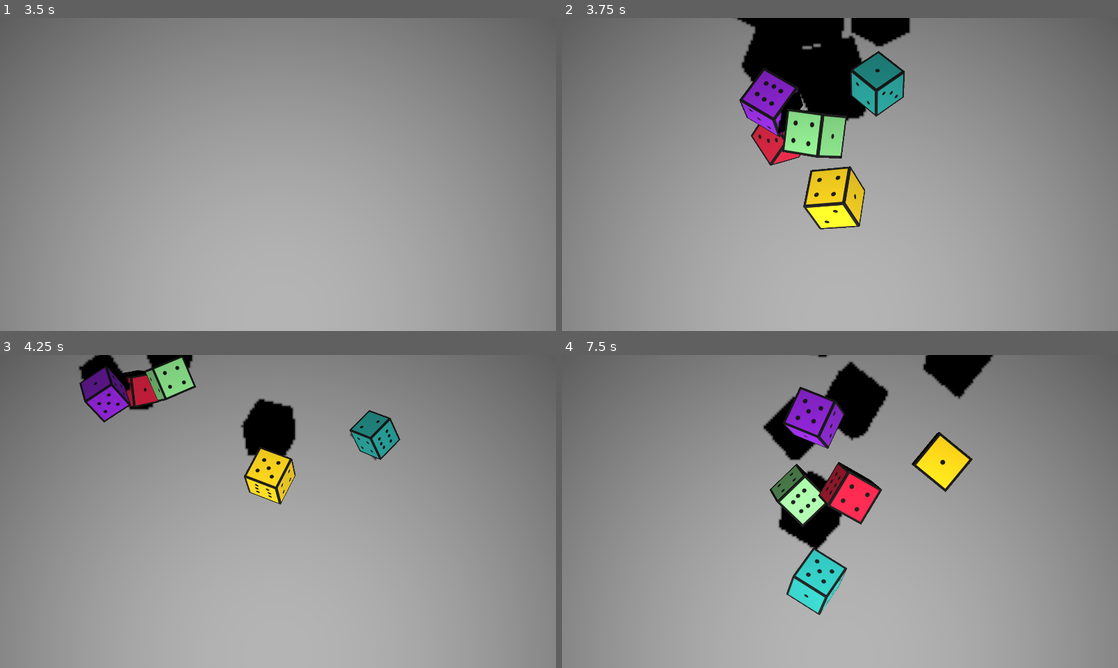
Above: before the commit, frames 1-4 (two rows, left to right).
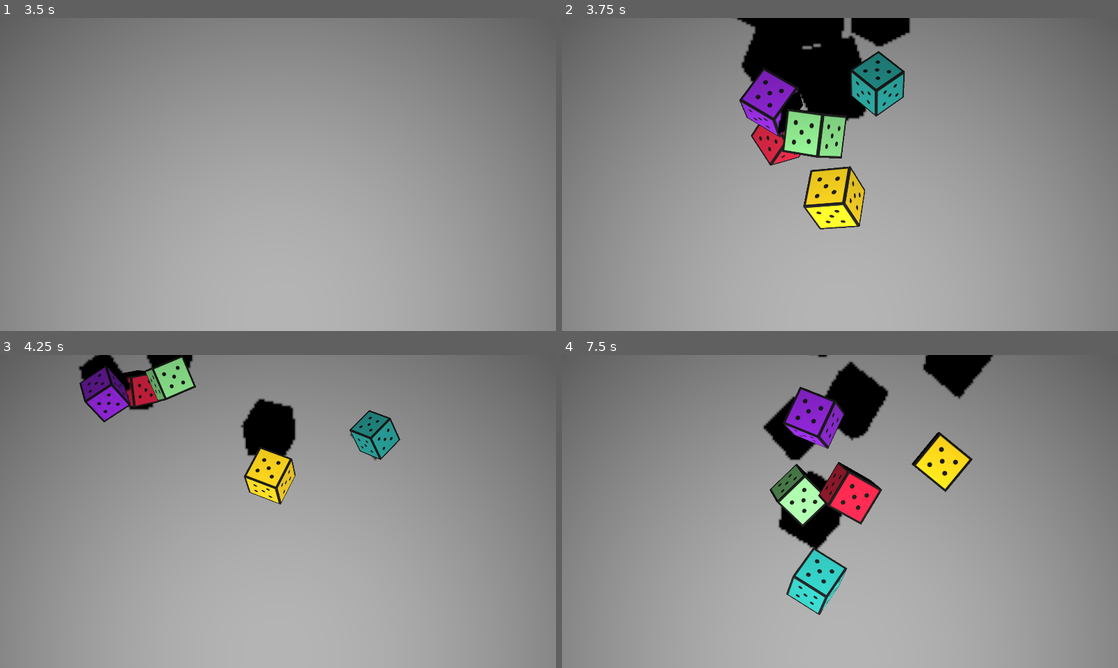
Above: after the commit, the same moments.

Repository: hulien22/bigmode-2023
Game: Godot game, scene res://scenes/combat.tscn
Same seed, same stepped clock (60 frames per second), same inputs: the game is played once before the commit and once after it.
Inputs (mouse positions are in pixels of both pictures, inside the frame that each line leads up to):
- Up to frame 1 (3.5 s): tap Enter at 0.5, 2 s; move the mouse to (400, 158) at 0.52 s; tap Space (Launch) at 0.6, 1.25, 2.1, 2.75 s; click (400, 158) at 0.67 s; move the mouse to (166, 190) at 1.27 s; tap Shift at 1.35, 2.85 s; click (166, 190) at 1.42 s; move the mouse to (333, 105) at 2.02 s; click (333, 105) at 2.17 s; move the mouse to (250, 237) at 2.77 s; click (250, 237) at 2.92 s
- Up to frame 2 (3.75 s): click "ROLL" at 3.5 s
- Up to frame 3 (4.25 s): no input
- Up to frame 4 (7.5 s): move the mouse to (1006, 558) at 4.27 s; tap Space (Launch) at 4.35, 5.85 s; click (1006, 558) at 4.42 s; move the mouse to (673, 464) at 5.02 s; tap Shift at 5.1, 6.6 s; click (673, 464) at 5.17 s; move the mouse to (867, 511) at 5.77 s; click (867, 511) at 5.92 s; move the mouse to (756, 433) at 6.52 s; click (756, 433) at 6.67 s; click "REROLL (2)" at 7.25 s

Frame 1 is identical in both runs. In frame 2, 0.6% of the frame differs, in the area x 32-62%, y 11-68%; in frame 3, 0.3%; in frame 4, 0.4%.

Commit message:
combat to ability select to doors

Diff:
--- a/game_state.gd
+++ b/game_state.gd
@@ -1,10 +1,12 @@
 extends Node
 
-enum GameScene {INTRO, COMBAT}
+enum GameScene {INTRO, DOORS, COMBAT, SELECT_ABILITY}
 
 var game_scene: GameScene
 var level: int = 0
 var player: Player
+
+var first_game = true
 
 func _ready():
 	reset_game_state()
@@ -13,3 +15,13 @@
 	game_scene = GameScene.INTRO
 	player = Player.new()
 	player.init_warrior()
+	level = 0
+
+func generate_next_doors() -> Array[GameScene]:
+	if level == 0:
+		return [GameScene.INTRO]
+	if level == 1 && first_game:
+		first_game = false
+		return [GameScene.COMBAT, GameScene.COMBAT]
+	#TODO check for chest spawn, boss spawn, etc
+	return [GameScene.COMBAT, GameScene.COMBAT]
--- a/project.godot
+++ b/project.godot
@@ -28,6 +28,7 @@
 window/size/viewport_width=1920
 window/size/viewport_height=1080
 window/stretch/mode="viewport"
+mouse_cursor/custom_image="res://art/icons/mouse2.png"
 
 [input]
 
--- a/scenes/ability_box.gd
+++ b/scenes/ability_box.gd
@@ -13,7 +13,7 @@
 	updateSprites()
 
 func updateSprites():
-	$Display/AnimatedSprite2D.frame = value - 1
+	$Display/AnimatedSprite2D.frame = value
 	$Display/Label.text = ability.name_
 	var extras:String = ""
 	for e in ability.effects_:
@@ -25,7 +25,7 @@
 		$Display/Description/Label2.text += "\n---" + extras
 
 	update_color()
-	set_enabled(false)
+#	set_enabled(false)
 
 func set_enabled(en:bool):
 	enabled = en
--- a/scenes/ability_box.tscn
+++ b/scenes/ability_box.tscn
@@ -6,6 +6,7 @@
 [ext_resource type="Texture2D" uid="uid://bapne5epnud2l" path="res://art/paper-strip.png" id="2_mntcw"]
 [ext_resource type="Texture2D" uid="uid://bk8streos5gvy" path="res://art/sketchd6_2.png" id="3_5sr8d"]
 [ext_resource type="Texture2D" uid="uid://vpuun47enty3" path="res://art/d6face2.png" id="3_s86ol"]
+[ext_resource type="Texture2D" uid="uid://dlccmt7vud8x4" path="res://art/sketchd6_0.png" id="3_uukow"]
 [ext_resource type="Texture2D" uid="uid://df510egndmct8" path="res://art/sketchd6_3.png" id="4_1bu3n"]
 [ext_resource type="Texture2D" uid="uid://wgfj75q3hq3g" path="res://art/d6face3.png" id="4_k30jd"]
 [ext_resource type="Texture2D" uid="uid://dcg07p7gdqnhr" path="res://art/d6face4.png" id="5_62c4r"]
@@ -19,6 +20,9 @@
 [sub_resource type="SpriteFrames" id="SpriteFrames_vk0qy"]
 animations = [{
 "frames": [{
+"duration": 1.0,
+"texture": ExtResource("3_uukow")
+}, {
 "duration": 1.0,
 "texture": ExtResource("2_56qcc")
 }, {
--- /dev/null
+++ b/scenes/ability_choice.gd
@@ -0,0 +1,106 @@
+extends Node2D
+class_name AbilityChoice
+
+signal gg_go_next()
+
+# combat ability boxes (player has list of their current abilities)
+var ability_boxes:Array[AbilityBox] = []
+
+func _ready():
+	$NextButton.connect("pressed", _on_nextbtn_pressed)
+#	init([], [Global.abilities[0],Global.abilities[2],Global.abilities[4]])
+
+func init(ab: Array[AbilityBox], new_ab: Array[Ability]):
+	ability_boxes = ab
+	$Abilities/ability_box1.init(0, new_ab[0])
+	$Abilities/ability_box2.init(0, new_ab[1])
+	$Abilities/ability_box3.init(0, new_ab[2])
+
+	$Abilities/ability_box1.connect("ability_clicked", _on_new_ability_clicked.bind(1))
+	$Abilities/ability_box2.connect("ability_clicked", _on_new_ability_clicked.bind(2))
+	$Abilities/ability_box3.connect("ability_clicked", _on_new_ability_clicked.bind(3))
+
+	_go_back_to_selection(0, 0)
+
+
+func _on_new_ability_clicked(_unused, val):
+	$Abilities/ability_box1.disconnect("ability_clicked", _on_new_ability_clicked)
+	$Abilities/ability_box2.disconnect("ability_clicked", _on_new_ability_clicked)
+	$Abilities/ability_box3.disconnect("ability_clicked", _on_new_ability_clicked)
+
+	$Abilities/ability_box1.modulate.a = 0.5
+	$Abilities/ability_box2.modulate.a = 0.5
+	$Abilities/ability_box3.modulate.a = 0.5
+
+	match val:
+		1:
+			$Abilities/ability_box1.connect("ability_clicked", _go_back_to_selection.bind(1))
+			$Abilities/ability_box1.modulate.a = 1
+		2:
+			$Abilities/ability_box2.connect("ability_clicked", _go_back_to_selection.bind(2))
+			$Abilities/ability_box2.modulate.a = 1
+		3:
+			$Abilities/ability_box3.connect("ability_clicked", _go_back_to_selection.bind(3))
+			$Abilities/ability_box3.modulate.a = 1
+
+	for ab in ability_boxes:
+		ab.connect("ability_clicked", _on_ability_clicked.bind(val))
+		ab.set_enabled(true)
+	$Text.text = "Pick an ability to swap with"
+	$NextButton.disabled = true
+
+
+func _go_back_to_selection(_unused, val):
+	$Abilities/ability_box1.modulate.a = 1
+	$Abilities/ability_box2.modulate.a = 1
+	$Abilities/ability_box3.modulate.a = 1
+
+	match val:
+		1:
+			$Abilities/ability_box1.disconnect("ability_clicked", _go_back_to_selection)
+		2:
+			$Abilities/ability_box2.disconnect("ability_clicked", _go_back_to_selection)
+		3:
+			$Abilities/ability_box3.disconnect("ability_clicked", _go_back_to_selection)
+
+	if val > 0:
+		$Abilities/ability_box1.connect("ability_clicked", _on_new_ability_clicked.bind(1))
+		$Abilities/ability_box2.connect("ability_clicked", _on_new_ability_clicked.bind(2))
+		$Abilities/ability_box3.connect("ability_clicked", _on_new_ability_clicked.bind(3))
+		for ab in ability_boxes:
+			ab.disconnect("ability_clicked", _on_ability_clicked)
+			ab.set_enabled(false)
+	$Text.text = "Pick a new ability!"
+	$NextButton.disabled = false
+	$NextButton.text = "Skip"
+	$Abilities.show()
+
+
+func _on_ability_clicked(val, selected_val):
+	var new_ability: Ability
+	match selected_val:
+		1:
+			new_ability = $Abilities/ability_box1.ability
+			$Abilities/ability_box1.disconnect("ability_clicked", _go_back_to_selection)
+		2:
+			new_ability = $Abilities/ability_box2.ability
+			$Abilities/ability_box2.disconnect("ability_clicked", _go_back_to_selection)
+		_:
+			new_ability = $Abilities/ability_box3.ability
+			$Abilities/ability_box3.disconnect("ability_clicked", _go_back_to_selection)
+
+	GameState.player.abilities[val - 1] = new_ability
+	ability_boxes[val - 1].init(val, new_ability)
+	for ab in ability_boxes:
+		ab.disconnect("ability_clicked", _on_ability_clicked)
+		ab.set_enabled(false)
+
+	$Abilities.hide()
+	$Text.text = "New ability gained!"
+
+	$NextButton.disabled = false
+	$NextButton.text = "Next"
+
+
+func _on_nextbtn_pressed():
+	gg_go_next.emit()
--- /dev/null
+++ b/scenes/ability_choice.tscn
@@ -0,0 +1,57 @@
+[gd_scene load_steps=5 format=3 uid="uid://cpsnkglumgydc"]
+
+[ext_resource type="Script" path="res://scenes/ability_choice.gd" id="1_guqx4"]
+[ext_resource type="Texture2D" uid="uid://cpy0266ipvs8r" path="res://art/prototyping/realtabletest3.png" id="2_e2r21"]
+[ext_resource type="FontFile" uid="uid://bncijok7osr4i" path="res://fonts/CrayonLibre.ttf" id="3_csaho"]
+[ext_resource type="PackedScene" uid="uid://c6lxdy6ovq4ad" path="res://scenes/ability_box.tscn" id="4_e4q6j"]
+
+[node name="ability_choice" type="Node2D"]
+script = ExtResource("1_guqx4")
+
+[node name="Realtabletest3" type="Sprite2D" parent="."]
+visible = false
+position = Vector2(960, 540)
+texture = ExtResource("2_e2r21")
+
+[node name="Text" type="Label" parent="."]
+modulate = Color(0.121569, 0.117647, 0.121569, 1)
+offset_left = 201.0
+offset_top = 331.0
+offset_right = 1729.0
+offset_bottom = 697.0
+rotation = -0.00178233
+theme_override_fonts/font = ExtResource("3_csaho")
+theme_override_font_sizes/font_size = 50
+text = "After a long trek you finally made it to the dungeon entrance..
+You take a deep breath and prepare to enter through the front door
+You can feel the excitement
+and ayouialaskd
+alskdjaslkdjasldkjaslkdj"
+horizontal_alignment = 1
+autowrap_mode = 3
+
+[node name="Abilities" type="Node2D" parent="."]
+y_sort_enabled = true
+position = Vector2(735, 424)
+
+[node name="ability_box1" parent="Abilities" instance=ExtResource("4_e4q6j")]
+position = Vector2(42.0002, 49)
+scale = Vector2(0.759635, 0.759635)
+
+[node name="ability_box2" parent="Abilities" instance=ExtResource("4_e4q6j")]
+position = Vector2(42.0001, 208)
+scale = Vector2(0.759635, 0.759635)
+
+[node name="ability_box3" parent="Abilities" instance=ExtResource("4_e4q6j")]
+position = Vector2(42.0002, 377)
+scale = Vector2(0.759635, 0.759635)
+
+[node name="NextButton" type="Button" parent="."]
+offset_left = 838.0
+offset_top = 933.0
+offset_right = 1082.0
+offset_bottom = 1056.0
+focus_mode = 0
+theme_override_fonts/font = ExtResource("3_csaho")
+theme_override_font_sizes/font_size = 70
+text = "Skip"
--- a/scenes/character.gd
+++ b/scenes/character.gd
@@ -5,9 +5,19 @@
 # Called when the node enters the scene tree for the first time.
 func _ready():
 	$Sprite2D.texture = sprite_
-	$AnimationPlayer.queue("bop")
+	$Sprite2D.position = Vector2.ZERO
+	$Sprite2D.modulate.a = 1
+	$AnimationPlayer.play("bop")
+
+func init(sprite: CompressedTexture2D):
+	sprite_ = sprite
+	_ready();
 
 func play_attack():
 	$AnimationPlayer.stop()
 	$AnimationPlayer.play("attack")
 	$AnimationPlayer.queue("bop")
+
+func play_fade_die():
+	$AnimationPlayer.stop()
+	$AnimationPlayer.play("fade_die")
--- a/scenes/character.tscn
+++ b/scenes/character.tscn
@@ -1,8 +1,35 @@
-[gd_scene load_steps=7 format=3 uid="uid://3m5ea5q8mf5e"]
+[gd_scene load_steps=8 format=3 uid="uid://3m5ea5q8mf5e"]
 
 [ext_resource type="Texture2D" uid="uid://38iylgwgeqxs" path="res://art/prototyping/fighter.png" id="1_0hain"]
 [ext_resource type="Script" path="res://scenes/character.gd" id="1_x1dd7"]
 [ext_resource type="Texture2D" uid="uid://bbaywftojs0o3" path="res://art/characters/warrior.png" id="3_d7fiu"]
+
+[sub_resource type="Animation" id="Animation_oif4v"]
+resource_name = "attack"
+tracks/0/type = "value"
+tracks/0/imported = false
+tracks/0/enabled = true
+tracks/0/path = NodePath("Sprite2D:position")
+tracks/0/interp = 1
+tracks/0/loop_wrap = true
+tracks/0/keys = {
+"times": PackedFloat32Array(0, 0.1, 0.5, 1),
+"transitions": PackedFloat32Array(0.101532, 1.8025, 1, 1),
+"update": 0,
+"values": [Vector2(0, 0), Vector2(20, -5), Vector2(-50, 0), Vector2(0, 0)]
+}
+tracks/1/type = "value"
+tracks/1/imported = false
+tracks/1/enabled = true
+tracks/1/path = NodePath("Sprite2D:rotation")
+tracks/1/interp = 1
+tracks/1/loop_wrap = true
+tracks/1/keys = {
+"times": PackedFloat32Array(0, 0.1, 0.5, 1),
+"transitions": PackedFloat32Array(1, 1.7411, 1, 1),
+"update": 0,
+"values": [0.0, 0.174533, -0.0872665, 0.0]
+}
 
 [sub_resource type="Animation" id="Animation_u1nst"]
 resource_name = "bop"
@@ -33,8 +60,9 @@
 "values": [Vector2(1, 1), Vector2(0.9, 0.9), Vector2(1, 1), Vector2(0.9, 0.9), Vector2(1, 1)]
 }
 
-[sub_resource type="Animation" id="Animation_oif4v"]
-resource_name = "attack"
+[sub_resource type="Animation" id="Animation_uvjmc"]
+resource_name = "fade_die"
+length = 0.5
 tracks/0/type = "value"
 tracks/0/imported = false
 tracks/0/enabled = true
@@ -42,28 +70,29 @@
 tracks/0/interp = 1
 tracks/0/loop_wrap = true
 tracks/0/keys = {
-"times": PackedFloat32Array(0, 0.1, 0.5, 1),
-"transitions": PackedFloat32Array(0.101532, 1.8025, 1, 1),
+"times": PackedFloat32Array(0, 0.5),
+"transitions": PackedFloat32Array(0.594603, 1),
 "update": 0,
-"values": [Vector2(0, 0), Vector2(20, -5), Vector2(-50, 0), Vector2(0, 0)]
+"values": [Vector2(0, 0), Vector2(0, 50)]
 }
 tracks/1/type = "value"
 tracks/1/imported = false
 tracks/1/enabled = true
-tracks/1/path = NodePath("Sprite2D:rotation")
+tracks/1/path = NodePath("Sprite2D:modulate")
 tracks/1/interp = 1
 tracks/1/loop_wrap = true
 tracks/1/keys = {
-"times": PackedFloat32Array(0, 0.1, 0.5, 1),
-"transitions": PackedFloat32Array(1, 1.7411, 1, 1),
+"times": PackedFloat32Array(0, 0.5),
+"transitions": PackedFloat32Array(1, 1),
 "update": 0,
-"values": [0.0, 0.174533, -0.0872665, 0.0]
+"values": [Color(1, 1, 1, 1), Color(1, 1, 1, 0)]
 }
 
 [sub_resource type="AnimationLibrary" id="AnimationLibrary_6fgpa"]
 _data = {
 "attack": SubResource("Animation_oif4v"),
-"bop": SubResource("Animation_u1nst")
+"bop": SubResource("Animation_u1nst"),
+"fade_die": SubResource("Animation_uvjmc")
 }
 
 [node name="character" type="Node2D"]
--- a/scenes/combat.gd
+++ b/scenes/combat.gd
@@ -26,44 +26,76 @@
 	ability_boxes = [$Abilities/ability_box1, $Abilities/ability_box2, \
 					$Abilities/ability_box3, $Abilities/ability_box4, \
 					$Abilities/ability_box5, $Abilities/ability_box6]
+	monster = Monster.new()
 	render_health()
 	go_to_scene(GameState.GameScene.INTRO)
+	for i in 6:
+		ability_boxes[i].init(i+1, GameState.player.abilities[i])
 #	process_start_combat()
 
 func go_to_scene(gs: GameState.GameScene):
+	GameState.game_scene = gs
 	hide_all_scenes()
 	match gs:
 		GameState.GameScene.INTRO:
 			var doors:Array[GameState.GameScene] = [GameState.GameScene.COMBAT]
+#			var doors:Array[GameState.GameScene] = [GameState.GameScene.SELECT_ABILITY]
 			$DoorChoiceScreen.init(doors, "After a long trek you finally made it to the dungeon entrance..\nYou take a deep breath and enter through the front door")
-			$DoorChoiceScreen.connect("door_selected", go_to_scene)
+			$DoorChoiceScreen.connect("door_selected", _on_door_selected)
 			$DoorChoiceScreen.show()
+			animate_abilities_slide(false)
+		GameState.GameScene.DOORS:
+			var doors:Array[GameState.GameScene] = GameState.generate_next_doors()
+			if doors.size() == 1:
+				$DoorChoiceScreen.init(doors, "You find yourself in front of a large door")
+			else:
+				$DoorChoiceScreen.init(doors, "You find yourself in front of two doors\nPick a door")
+			$DoorChoiceScreen.connect("door_selected", _on_door_selected)
+			$DoorChoiceScreen.show()
+			animate_abilities_slide(false)
 		GameState.GameScene.COMBAT:
 			$MonsterUI.show()
 			$Combatscreen.show()
 			process_start_combat()
-	# can do stuff with current game_scene before swapping to target one
-	GameState.game_scene = gs
+		GameState.GameScene.SELECT_ABILITY:
+			var new_abs:Array[Ability] = [Global.abilities[2], Global.abilities[3], Global.abilities[6]]
+			$AbilityChoiceScreen.init(ability_boxes, new_abs)
+			$AbilityChoiceScreen.connect("gg_go_next", generate_next_door_scene)
+			$AbilityChoiceScreen.show()
+			animate_abilities_slide(true)
+
+
 
 func hide_all_scenes():
 	$MonsterUI.hide()
 	$Combatscreen.hide()
 	$DoorChoiceScreen.hide()
+	$AbilityChoiceScreen.hide()
+
+func generate_next_door_scene():
+	go_to_scene(GameState.GameScene.DOORS)
+
+func _on_door_selected(gs: GameState.GameScene):
+	go_to_scene(gs)
+	GameState.level += 1
 
 func process_start_combat():
 	disable_abilities_and_rerollbtn()
-	monster = Monster.new()
 	monster.init_slime()
-	$Abilities/ability_box1.init(1, GameState.player.abilities[0])
-	$Abilities/ability_box2.init(2, GameState.player.abilities[1])
-	$Abilities/ability_box3.init(3, GameState.player.abilities[2])
-	$Abilities/ability_box4.init(4, GameState.player.abilities[3])
-	$Abilities/ability_box5.init(5, GameState.player.abilities[4])
-	$Abilities/ability_box6.init(6, GameState.player.abilities[5])
+	$MonsterUI/character2.init(monster.image)
+	for i in 6:
+		ability_boxes[i].init(i+1, GameState.player.abilities[i])
+#	$Abilities/ability_box1.init(1, GameState.player.abilities[0])
+#	$Abilities/ability_box2.init(2, GameState.player.abilities[1])
+#	$Abilities/ability_box3.init(3, GameState.player.abilities[2])
+#	$Abilities/ability_box4.init(4, GameState.player.abilities[3])
+#	$Abilities/ability_box5.init(5, GameState.player.abilities[4])
+#	$Abilities/ability_box6.init(6, GameState.player.abilities[5])
 	for ab in ability_boxes:
 		ab.connect("ability_clicked", _on_ability_clicked)
 	$Combatscreen/RerollButton.connect("pressed", _on_reroll_button_pressed)
 	dice_mgr.connect("complete_roll", _on_complete_roll)
+	dice_mgr.dice.clear()
 	for d in GameState.player.dice:
 		dice_mgr.add_die(d[0], d[1])
 	turn_counter = -1
@@ -162,19 +194,32 @@
 	animate_status_changes()
 	render_health()
 	await wait_secs(0.5)
+
+	if monster.health <= 0:
+		combat_win()
+		return
+	if GameState.player.health <= 0:
+		combat_loss()
+		return
+
 	process_monster_turn()
 
 func process_monster_turn():
 	combat_state = CombatState.MONSTER_ABILITY
 	process_ability(monster_intent, true)
 
-	# check if anyone died
-
 	$MonsterUI/character2.play_attack()
 	await wait_secs(0.5)
 	animate_status_changes()
 	render_health()
 	await wait_secs(0.5)
+
+	if monster.health <= 0:
+		combat_win()
+		return
+	if GameState.player.health <= 0:
+		combat_loss()
+		return
 
 	process_end_turn()
 
@@ -218,6 +263,25 @@
 
 	process_new_turn()
 
+func combat_win():
+	print("MONSTER DIED")
+	combat_state = CombatState.END_COMBAT
+
+	for ab in ability_boxes:
+		ab.disconnect("ability_clicked", _on_ability_clicked)
+
+	$MonsterUI/character2.play_fade_die()
+	await wait_secs(0.5)
+
+	#generate loot scene
+		# coins, and relic
+	# which will then generate the ability screen
+	go_to_scene(GameState.GameScene.SELECT_ABILITY)
+
+func combat_loss():
+	print("YOU DIED")
+	pass
+
 func process_relics():
 	for r in GameState.player.relics:
 		r.process_relic(self)
@@ -225,7 +289,7 @@
 func render_health():
 	$PlayerUI/PlayerHealth.text = str(GameState.player.health) + "/" + str(GameState.player.max_health)
 	$PlayerUI/PlayerBlock.text = str(GameState.player.block)
-	if monster:
+	if monster && GameState.game_scene == GameState.GameScene.COMBAT:
 		$MonsterUI/MonsterHealth.text = str(monster.health) + "/" + str(monster.max_health)
 		$MonsterUI/MonsterBlock.text = str(monster.block)
 
--- a/scenes/combat.tscn
+++ b/scenes/combat.tscn
@@ -19,6 +19,7 @@
 [ext_resource type="Texture2D" uid="uid://bbaywftojs0o3" path="res://art/characters/warrior.png" id="12_fr28w"]
 [ext_resource type="Texture2D" uid="uid://civkrev2pbvki" path="res://art/characters/giant.png" id="12_xl2x6"]
 [ext_resource type="PackedScene" uid="uid://dgqr05ill80fi" path="res://scenes/door_choice.tscn" id="15_12ci6"]
+[ext_resource type="PackedScene" uid="uid://cpsnkglumgydc" path="res://scenes/ability_choice.tscn" id="16_wwtx6"]
 
 [sub_resource type="ShaderMaterial" id="ShaderMaterial_hvqtu"]
 shader = ExtResource("8_w723f")
@@ -209,6 +210,9 @@
 horizontal_alignment = 2
 
 [node name="DoorChoiceScreen" parent="." instance=ExtResource("15_12ci6")]
+visible = false
+
+[node name="AbilityChoiceScreen" parent="." instance=ExtResource("16_wwtx6")]
 visible = false
 
 [node name="SubViewportContainer" type="SubViewportContainer" parent="."]
--- a/scenes/door.gd
+++ b/scenes/door.gd
@@ -2,6 +2,9 @@
 class_name Door
 
 signal door_selected()
+
+func init():
+	$AnimatedSprite2D.frame = 0
 
 func _on_button_pressed():
 	door_selected.emit()
--- a/scenes/door_choice.gd
+++ b/scenes/door_choice.gd
@@ -12,6 +12,9 @@
 
 func init(d: Array[GameState.GameScene], text: String):
 	doors = d
+	$OneDoor/door.init()
+	$TwoDoors/door.init()
+	$TwoDoors/door2.init()
 	if d.size() == 1:
 		#TODO set the icons of the doors first
 		$OneDoor.visible = true
--- a/scenes/door_choice.tscn
+++ b/scenes/door_choice.tscn
@@ -11,7 +11,6 @@
 [node name="Realtabletest3" type="Sprite2D" parent="."]
 visible = false
 position = Vector2(960, 540)
-scale = Vector2(1, 1)
 texture = ExtResource("1_s5cwp")
 
 [node name="Text" type="Label" parent="."]
--- a/scenes/monster.gd
+++ b/scenes/monster.gd
@@ -8,6 +8,7 @@
 var block: int = 0
 var starting_abilities: Array[Ability]
 var repeat_abilities: Array[Ability]
+var image: CompressedTexture2D
 
 func init_slime():
 	max_health = 10
@@ -15,6 +16,7 @@
 	name_ = "Slime"
 	starting_abilities = [Global.monster_abilities[2]]
 	repeat_abilities = [Global.monster_abilities[0], Global.monster_abilities[1], Global.monster_abilities[2]]
+	image = preload("res://art/characters/slime.png")
 #	repeat_abilities = [Global.monster_abilities[3]]
 
 
--- a/scenes/player.gd
+++ b/scenes/player.gd
@@ -21,9 +21,9 @@
 			[[1,2,6,5,3,4], Color.PURPLE],
 			[[1,2,6,5,3,4], Color.GOLD],
 			[[1,2,6,5,3,4], Color.LIGHT_GREEN]]
-#	dice = [[[6,6,6,6,6,6], Color.LIGHT_SEA_GREEN],
-#			[[6,6,6,6,6,6], Color.CRIMSON],
-#			[[6,6,6,6,6,6], Color.PURPLE],
-#			[[6,6,6,6,6,6], Color.GOLD],
-#			[[6,6,6,6,6,6], Color.LIGHT_GREEN]]
+	dice = [[[5,5,5,5,5,5], Color.LIGHT_SEA_GREEN],
+			[[5,5,5,5,5,5], Color.CRIMSON],
+			[[5,5,5,5,5,5], Color.PURPLE],
+			[[5,5,5,5,5,5], Color.GOLD],
+			[[5,5,5,5,5,5], Color.LIGHT_GREEN]]
 	relics = []
Binary file added: art/sketchd6_0.png
Not shown, added: art/sketchd6_0.png.import
Binary file added: art/sketchd6_q.png
Not shown, added: art/sketchd6_q.png.import
Not shown: 1 places in scenes/ability_box.tscn that only renumber resources
Not shown: 1 places in scenes/combat.tscn that only renumber resources
